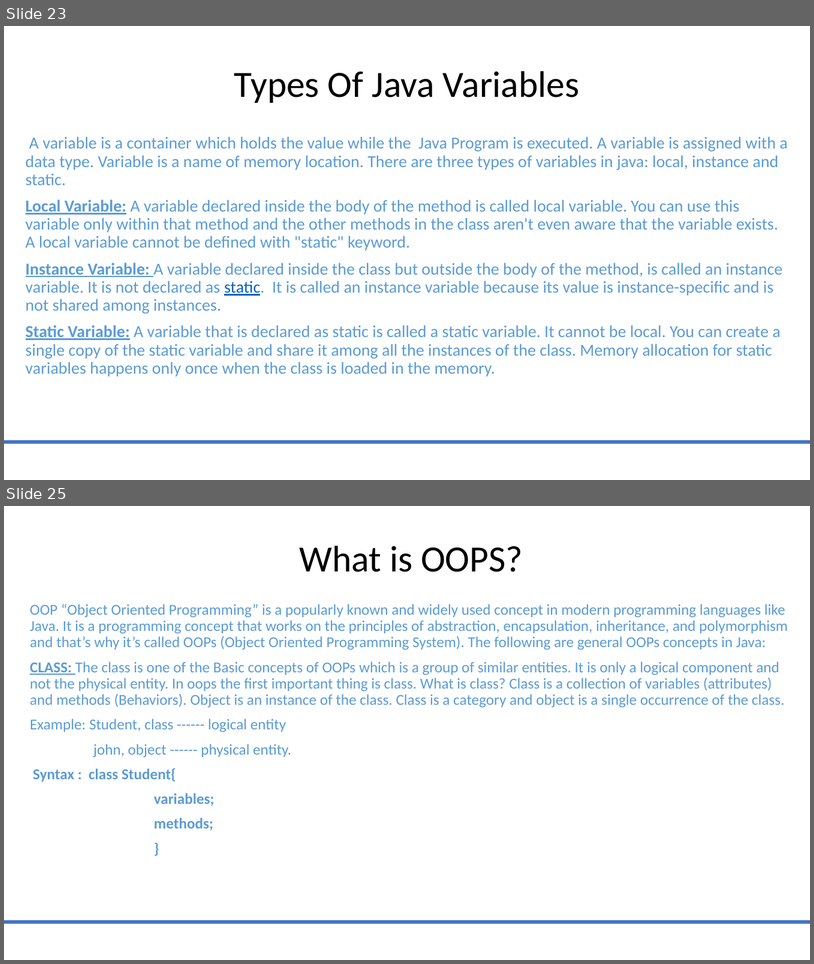
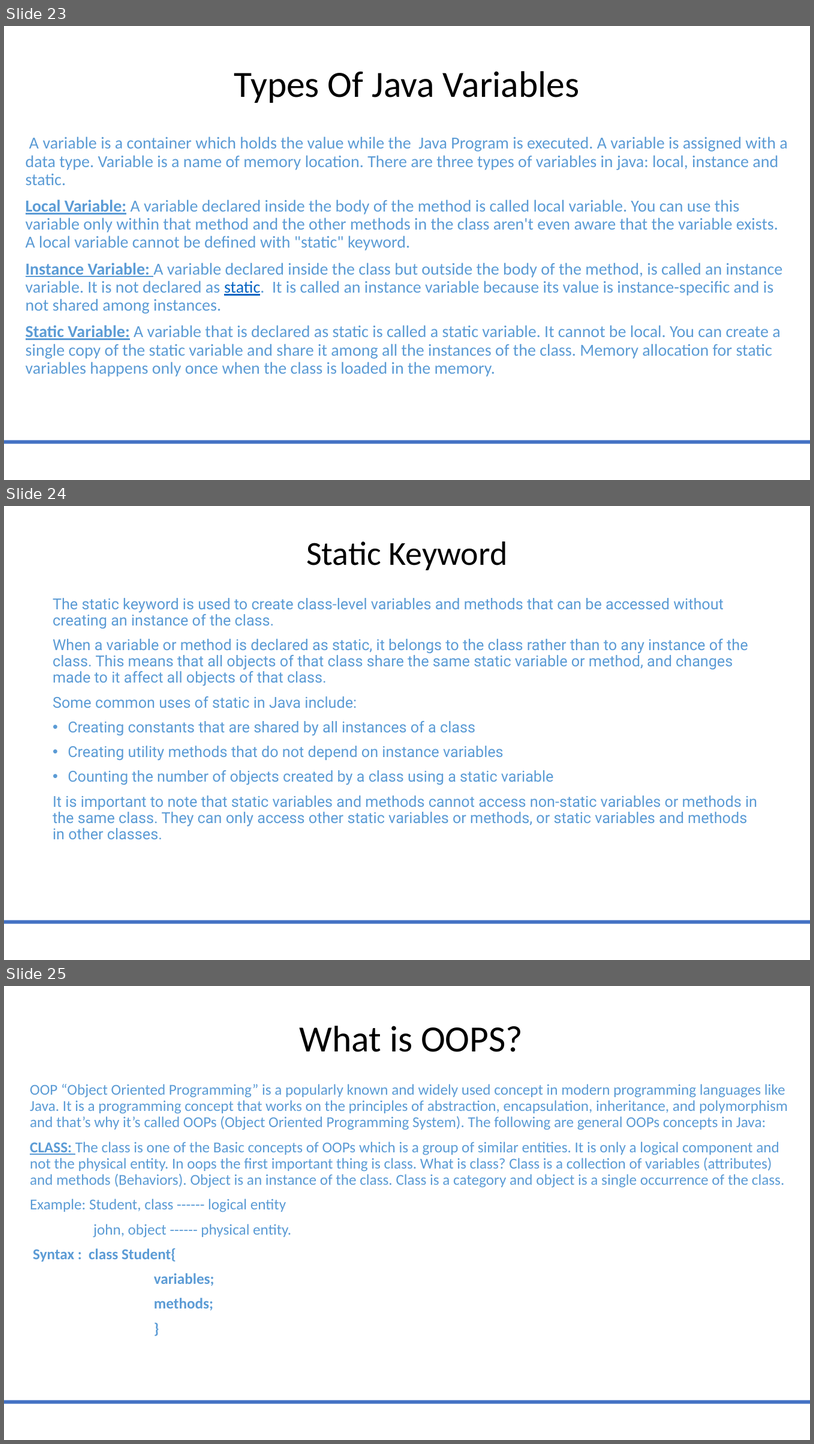
Before and after one commit to MarwaSafa02/JavaMentorship, a slide deck: Java_Mentoring_Revised.pptx. Shown one above the other, each under a label of ours: slides 23 and 25 before the commit, slides 23, 24 and 25 after it; the slides between them are not shown. The pictures are 814x964 and 814x1444 pixels, drawn with LibreOffice and Linux fonts; fonts in the diff are those of the drawing. Boxes give left, top, right and bottom in pixels: in the first picture for what was removed or moved away, otherwise in the second. Text is boxed around its words. In the diff, an @@ line names an element or a change of style, - is before the commit and + after.

Commit message:
added class expl.

```diff
--- a/Java_Mentoring_Revised.pptx
+++ b/Java_Mentoring_Revised.pptx
@@ slide 24 added at (4,506,810,960), background #FFFFFF; not listed: 1 template element that a slide beside it also shows @@
@@ title added at (306,541,508,570), 40 pt, text #000000 @@
+Static Keyword
@@ text added at (53,598,758,839), 18 pt, text #5B9BD5 @@
+The static keyword is used to create class-level variables and methods that can be accessed without creating an instance of the class.
+When a variable or method is declared as static, it belongs to the class rather than to any instance of the class. This means that all objects of that class share the same static variable or method, and changes made to it affect all objects of that class.
+Some common uses of static in Java include:
+• Creating constants that are shared by all instances of a class
+• Creating utility methods that do not depend on instance variables
+• Counting the number of objects created by a class using a static variable
+It is important to note that static variables and methods cannot access non-static variables or methods in the same class. They can only access other static variables or methods, or static variables and methods in other classes.
```
Also in this commit, not shown: 2 slides changed, 3 other files.
